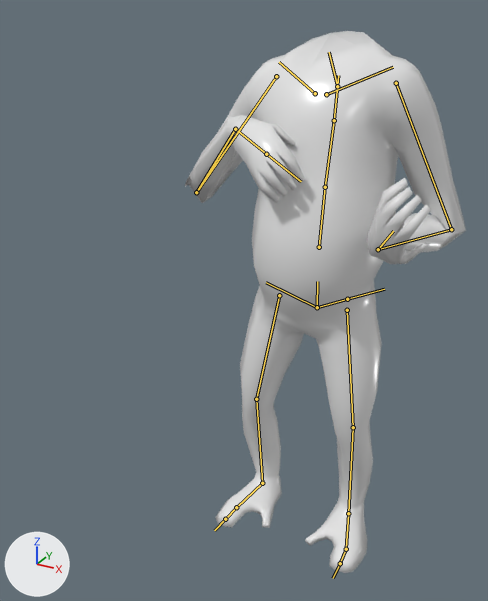
Renders of the FBX model Assets/Animations/PlayerAnimations/AkAnimations/akIdle.fbx from each side of a commit.
One viewpoint serves both versions: a 50 mm lens placed at (0.584, -1.4, 1.312), pointed at (-0.073, -0.207, 0.715). The axes (+X, +Y, +Z) are drawn at lower left. The lights are the same throughout. The first picture is the older version. Both versions are drawn at frame 158 of the action 'metarig|AkIdle'; the numbers are the values there. The bones that change, and the others that lie on the model, are drawn over the model as lines.

In view in the first picture: 'chimp'.
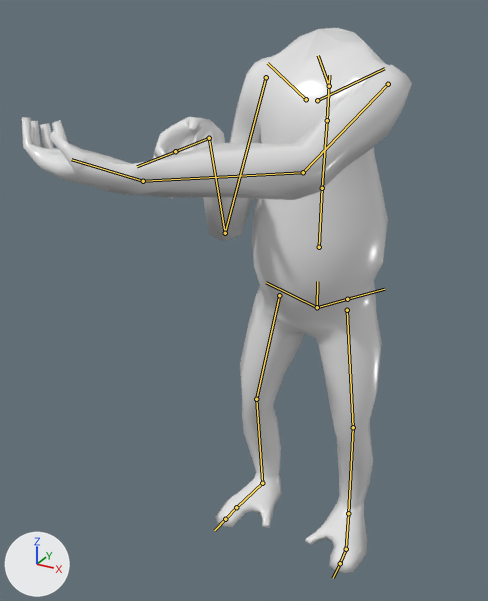
What the commit changed:
Bone 'spine.001' (bone_spine_001) turns from (-1, -1, 0) to (7, 0, 0) degrees about its own x, y and z.
Bone 'upper_arm.L' (bone_upper_arm_l) turns from (-12, 20, -4) to (81, 13, -22) degrees about its own x, y and z.
Bone 'forearm.L' (bone_forearm_l) turns from (112, -4, -39) to (20, -21, -33) degrees about its own x, y and z.
Bone 'hand.L' (bone_hand_l) turns from (83, -31, -86) to (-43, -52, 2) degrees about its own x, y and z.
Bone 'upper_arm.R' (bone_upper_arm_r) turns from (8, 15, -11) to (20, 2, 15) degrees about its own x, y and z.
Bone 'forearm.R' (bone_forearm_r) turns from (110, -52, 63) to (118, 32, -28) degrees about its own x, y and z.
Bone 'hand.R' (bone_hand_r) turns from (-77, -49, 26) to (-59, 9, -22) degrees about its own x, y and z.

Where the change shows, as pixel boxes [x1, y1, x2, y2] in the pictures (488 x 601 px):
'chimp', posed (39% wider): before [185, 31, 466, 573]; after [22, 28, 412, 573]
bone 'spine.001', root to tip: before (319, 247) to (325, 187); after (319, 247) to (322, 188)
bone 'upper_arm.L', root to tip: before (396, 83) to (451, 229); after (388, 84) to (303, 172)
bone 'forearm.L', root to tip: before (451, 229) to (378, 249); after (303, 172) to (143, 181)
bone 'hand.L', root to tip: before (378, 249) to (393, 231); after (143, 181) to (71, 159)
bone 'upper_arm.R', root to tip: before (276, 76) to (196, 192); after (266, 77) to (225, 233)
bone 'forearm.R', root to tip: before (196, 192) to (235, 129); after (225, 233) to (209, 138)
bone 'hand.R', root to tip: before (235, 129) to (266, 154); after (209, 138) to (175, 151)
